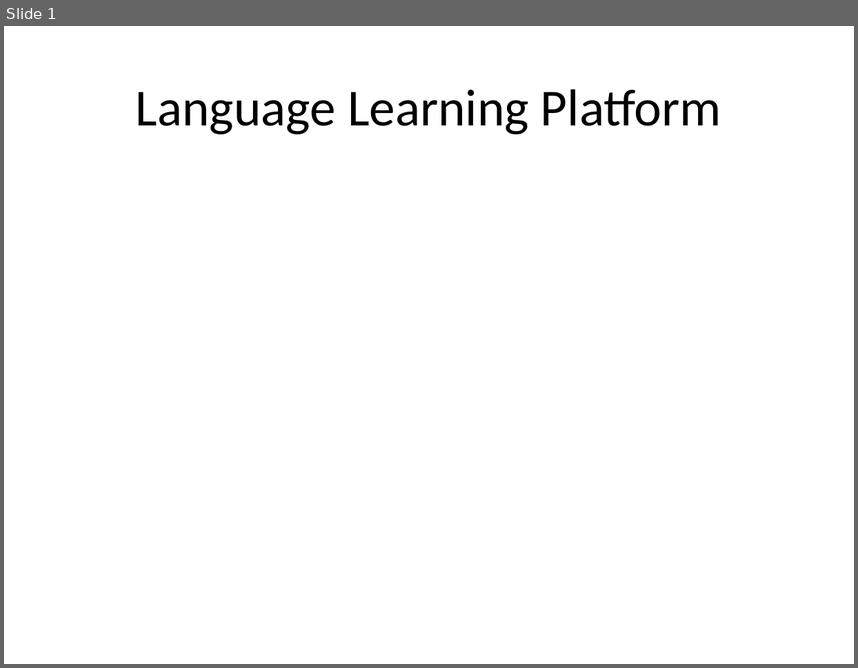
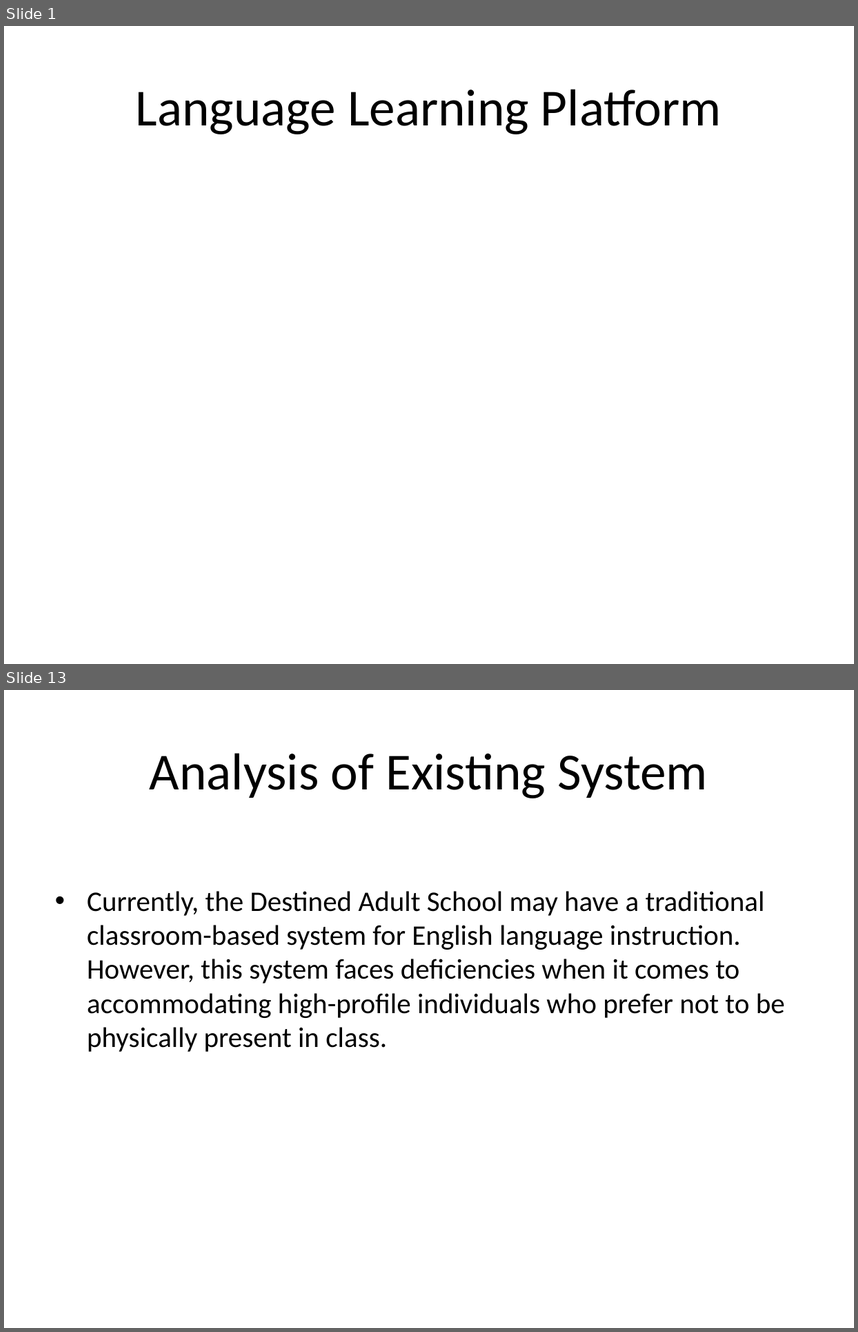
Before and after one commit to VictorMK22/PixelPioneers, a slide deck: Presentation1.pptx. Shown one above the other, each under a label of ours: slide 1 before the commit, slides 1 and 13 after it; the slides between them are not shown. The pictures are 858x668 and 858x1332 pixels, drawn with LibreOffice and Linux fonts; fonts in the diff are those of the drawing. Boxes give left, top, right and bottom in pixels: in the first picture for what was removed or moved away, otherwise in the second. Text is boxed around its words. In the diff, an @@ line names an element or a change of style, - is before the commit and + after.

```diff
--- a/Presentation1.pptx
+++ b/Presentation1.pptx
@@ slide 13 added at [4,690,854,1328], background #FFFFFF @@
@@ title added at [150,753,708,798], 44 pt, text #000000 @@
+Analysis of Existing System
@@ text added at [87,891,785,1052], 24 pt, text #000000 @@
+• Currently, the Destined Adult School may have a traditional classroom-based system for English language instruction. However, this system faces deficiencies when it comes to accommodating high-profile individuals who prefer not to be physically present in class.
```
Also in this commit, not shown: 3 slides changed, 28 other slides added, 13 slides removed, 2 other files.
